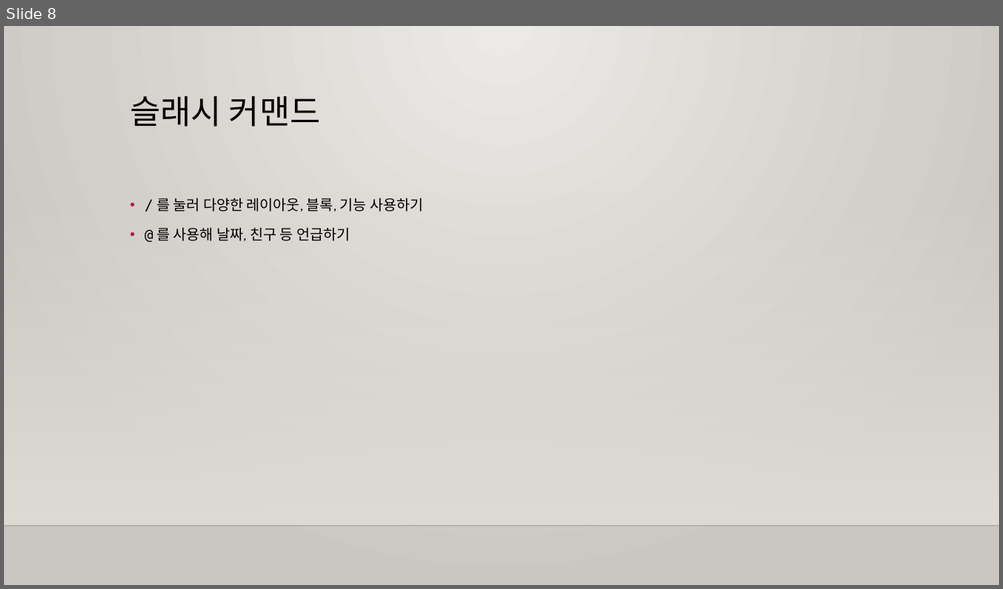
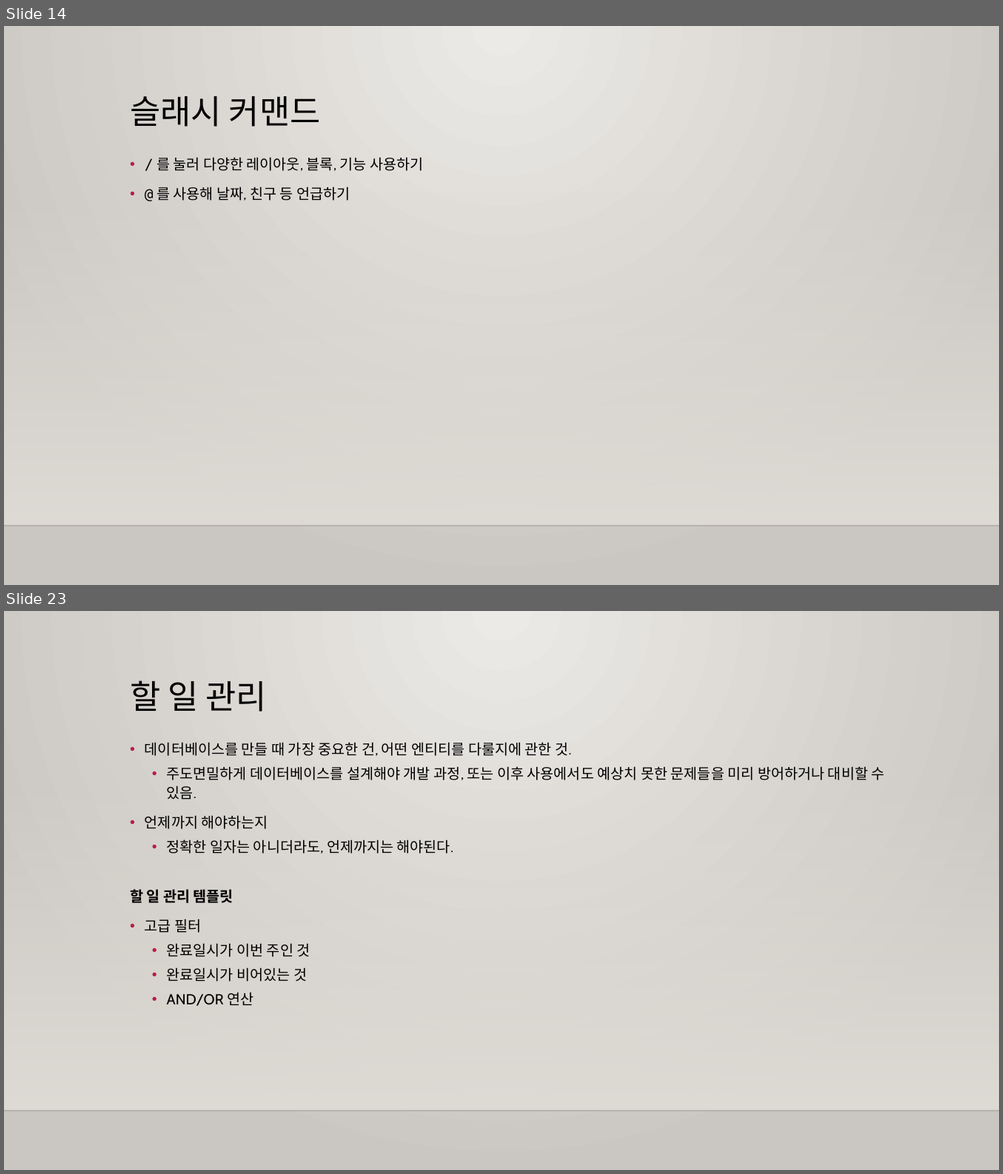
Before and after one commit to m00nlygreat/obsidian-vault, a slide deck: 노코드 엔지니어링/노션으로 랜딩페이지 만들기.pptx. Shown one above the other, each under a label of ours: slide 8 before the commit, slides 14 and 23 after it; the slides between them are not shown. The pictures are 1003x589 and 1003x1174 pixels, drawn with LibreOffice and Linux fonts; fonts in the diff are those of the drawing; background and template pictures are left out. Boxes give left, top, right and bottom in pixels: in the first picture for what was removed or moved away, otherwise in the second. Text is boxed around its words. In the diff, an @@ line names an element or a change of style, - is before the commit and + after.

Commit message:
백업 완료: 2023-11-25 04:05:16
Affected files:
.obsidian/workspace.json
노코드 엔지니어링/노션으로 랜딩페이지 만들기.md
노코드 엔지니어링/노션으로 랜딩페이지 만들기.pptx
노코드 엔지니어링/노코드 개론.pptx

```diff
--- a/노코드 엔지니어링/노션으로 랜딩페이지 만들기.pptx
+++ b/노코드 엔지니어링/노션으로 랜딩페이지 만들기.pptx
@@ slide 23 added at (4,611,999,1170), background gradient #ECEAE7 to #CAC7C1; not listed: 2 template elements that a slide beside it also shows @@
@@ title added at (130,681,267,712), 32 pt, text #000000 @@
+할 일 관리
@@ text added at (130,742,885,1006), 14 pt, text #000000 @@
+• 데이터베이스를 만들 때 가장 중요한 건, 어떤 엔티티를 다룰지에 관한 것.
+  • 주도면밀하게 데이터베이스를 설계해야 개발 과정, 또는 이후 사용에서도 예상치 못한 문제들을 미리 방어하거나 대비할 수 있음.
+• 언제까지 해야하는지
+  • 정확한 일자는 아니더라도, 언제까지는 해야된다.
+할 일 관리 템플릿
+• 고급 필터
+  • 완료일시가 이번 주인 것
+  • 완료일시가 비어있는 것
+  • AND/OR 연산
@@ what was slide 8 is now slide 14 @@
@@ slide 14 changed as well @@
@@ text "/ 를 눌러 다양한 레이아웃, ...": place and size @@
-text "/ 를 눌러 다양한 레이아웃, ..." at (156,198,423,241)
+text "/ 를 눌러 다양한 레이아웃, ..." at (156,157,423,201)
```
Also in this commit, not shown: 6 other slides changed, 16 other slides added, 3 slides removed, 3 other files.
